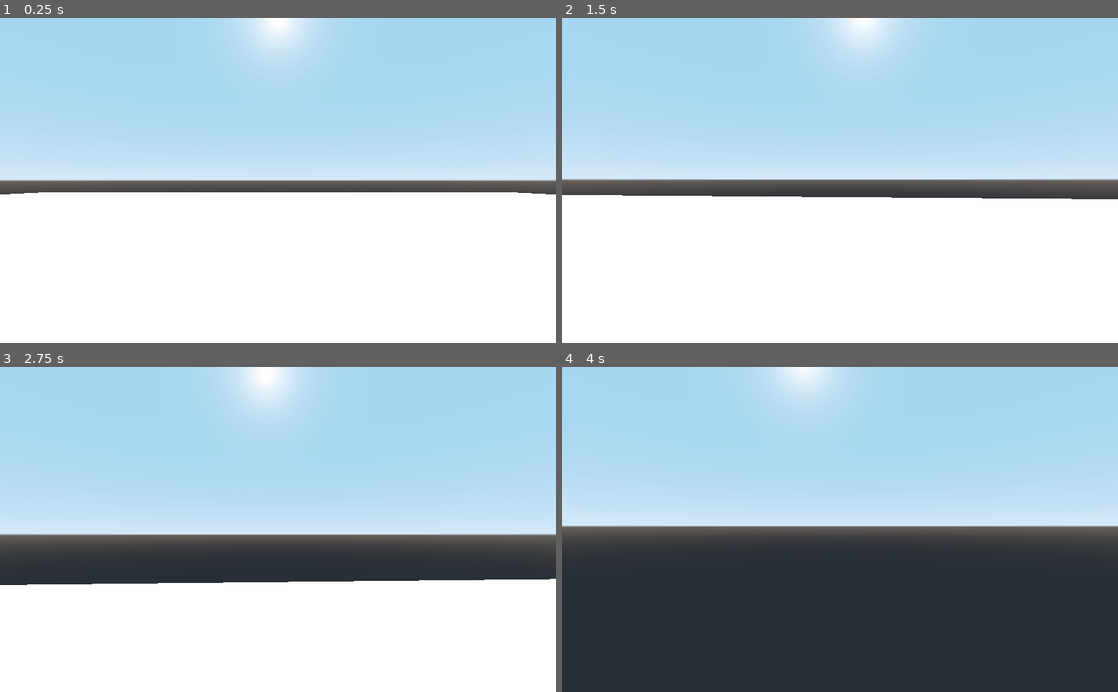
Above: before the commit, frames 1-4 (two rows, left to right).
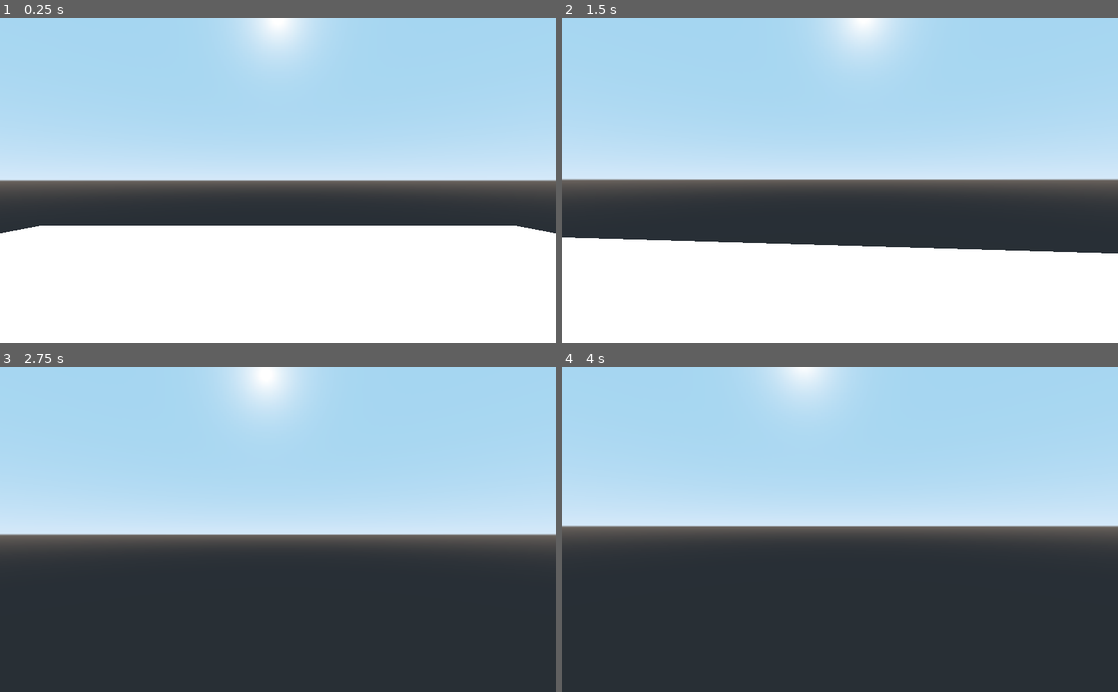
Above: after the commit, the same moments.

Repository: Harrison-Winters/FlameMan-vs-The-Snowmen
Game: Godot game, scene res://Main.tscn
The game is run twice, just before and just after one commit, with the same random seed, the same clock (stepped at 60 frames per second) and the same inputs.
Inputs (mouse positions are in pixels of both pictures, inside the frame that each line leads up to):
- Up to frame 1 (0.25 s): no input
- Up to frame 2 (1.5 s): tap Enter at 0.5 s; move the mouse to (867, 180) at 0.52 s; hold W (move_forward) from 0.53 s (still down); move the mouse to (812, 180) at 1.27 s
- Up to frame 3 (2.75 s): keep holding W (move_forward); move the mouse to (289, 523) at 2.02 s
- Up to frame 4 (4 s): keep holding W (move_forward); move the mouse to (834, 536) at 2.77 s; move the mouse to (878, 532) at 3.52 s

The runs differ from the first frame. In frame 1, 10% of the frame differs, in the area x 0-100%, y 53-67%; in frame 2, 15%; in frame 3, 34%, in the area x 0-100%, y 65-100%; in frame 4, nothing differs.

Commit message:
Player->Sphere and Height Increased

Diff:
--- a/Main.gd
+++ b/Main.gd
@@ -5,7 +5,6 @@
 # var a = 2
 # var b = "text"
 
-
 # Called when the node enters the scene tree for the first time.
 func _ready():
 	Input.set_mouse_mode(Input.MOUSE_MODE_CAPTURED)
--- a/Main.tscn
+++ b/Main.tscn
@@ -27,7 +27,7 @@
 script = ExtResource( 2 )
 
 [node name="Player" parent="." instance=ExtResource( 1 )]
-transform = Transform( 1, 0, 0, 0, 1, 0, 0, 0, 1, 0, 1.97147, 0 )
+transform = Transform( 1, 0, 0, 0, 1, 0, 0, 0, 1, 0, 6.1633, 0 )
 
 [node name="MeshInstance" type="MeshInstance" parent="."]
 mesh = SubResource( 2 )
--- a/Player.tscn
+++ b/Player.tscn
@@ -1,8 +1,12 @@
-[gd_scene load_steps=5 format=2]
+[gd_scene load_steps=6 format=2]
 
-[ext_resource path="res://art/player.glb" type="PackedScene" id=1]
 [ext_resource path="res://Player.gd" type="Script" id=2]
 [ext_resource path="res://Spatial.gd" type="Script" id=3]
+
+[sub_resource type="SphereMesh" id=2]
+
+[sub_resource type="SpatialMaterial" id=3]
+albedo_color = Color( 0.45098, 0.984314, 0.223529, 1 )
 
 [sub_resource type="SphereShape" id=1]
 radius = 0.993322
@@ -12,7 +16,9 @@
 
 [node name="pivot" type="Spatial" parent="."]
 
-[node name="player" parent="pivot" instance=ExtResource( 1 )]
+[node name="MeshInstance" type="MeshInstance" parent="pivot"]
+mesh = SubResource( 2 )
+material/0 = SubResource( 3 )
 
 [node name="CollisionShape" type="CollisionShape" parent="."]
 shape = SubResource( 1 )
